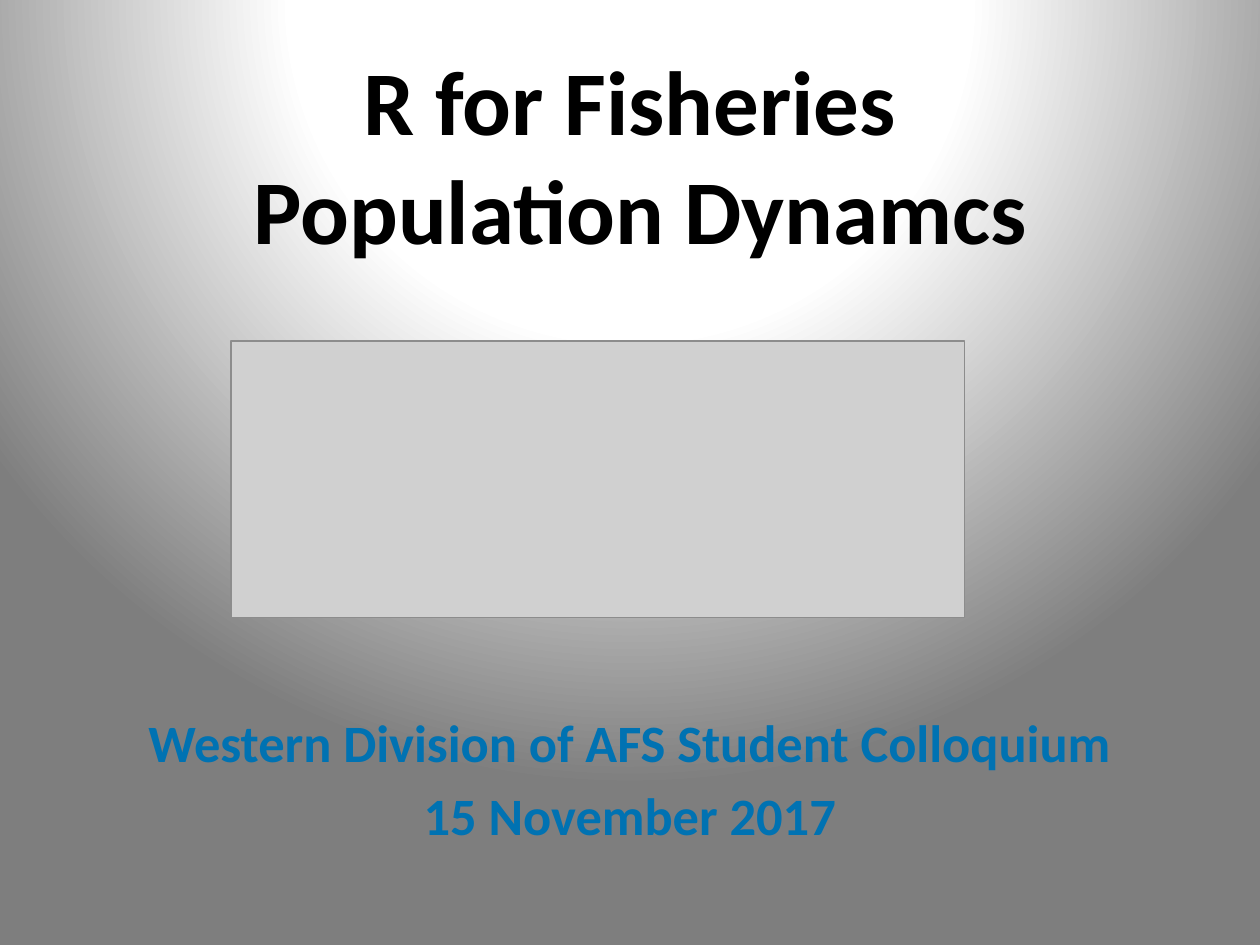
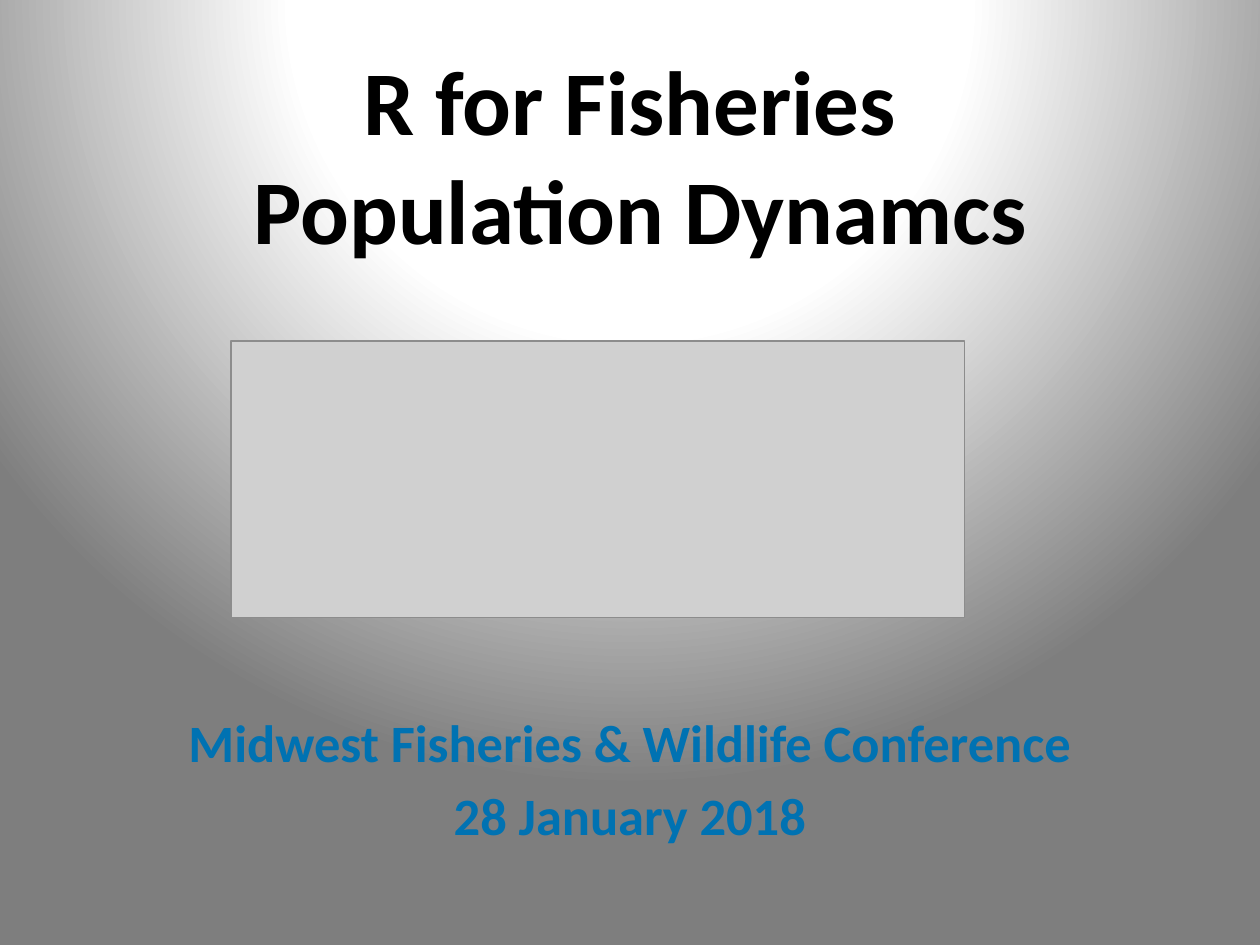
Before and after one commit to anhnguyendepocen/RcourseMidwest2018, a slide deck: slide 1 of Slides.pptx. Drawn at 1260x945 pixels with LibreOffice and Linux fonts; fonts in the diff are those of the drawing; grey boxes stand for pictures. Boxes give left, top, right and bottom in pixels: in the first picture for what was removed or moved away, otherwise in the second. Text is boxed around its words. In the diff, an @@ line names an element or a change of style, - is before the commit and + after.

```diff
--- a/Slides.pptx
+++ b/Slides.pptx
@@ text at [188, 725, 1071, 843]: text changed @@
-Western Division of AFS Student Colloquium
-15 November 2017
+Midwest Fisheries & Wildlife Conference
+28 January 2018
```
Also in this commit, not shown: 69 other slides changed, 3 slides added.
